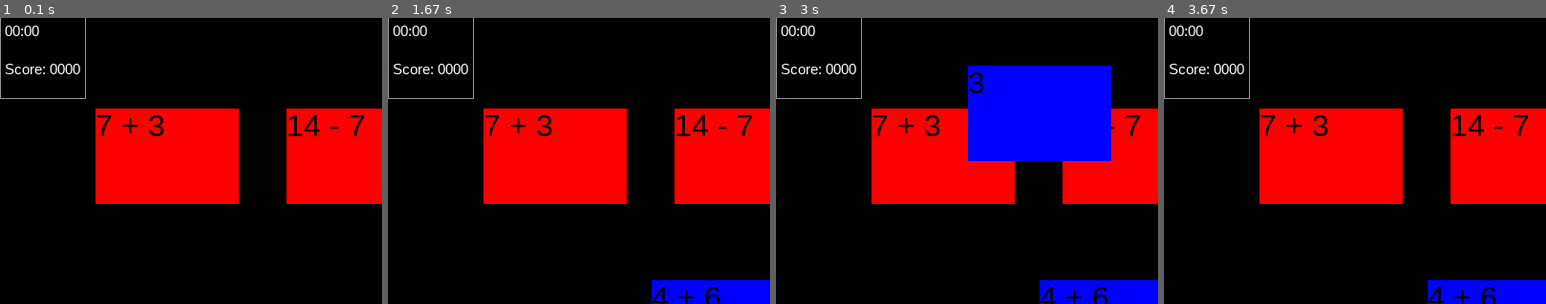
Above: before the commit, frames 1-4 (left to right).
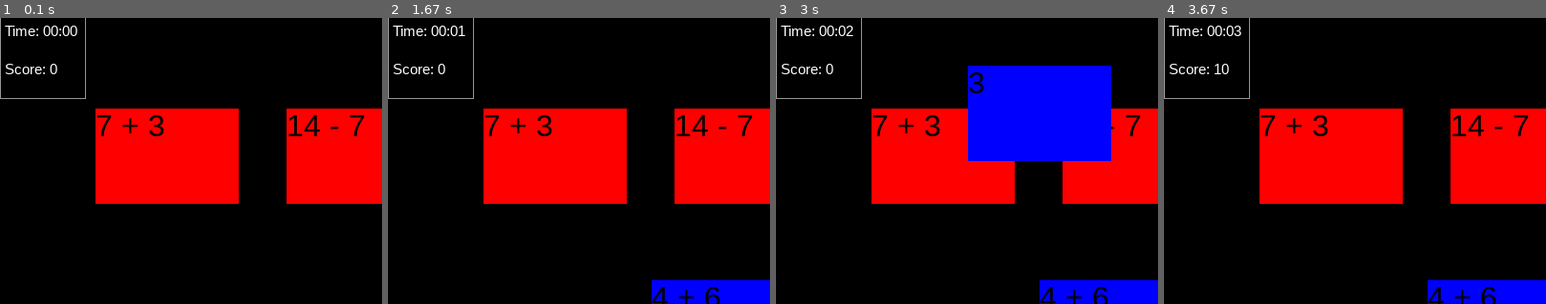
Above: after the commit, the same moments.

Repository: alexmeier2828/SoftwareEngineering
Game: pygame game, started from Prototype/main.py
Same seed, same stepped clock (60 frames per second), same inputs: the game is played once before the commit and once after it.
Inputs (mouse positions are % of the whole screen's width and height, from its top left):
- Up to frame 1 (0.1 s): no input
- Up to frame 2 (1.67 s): click "7" at 0.4 s; press the mouse at (72, 83) at 0.7 s; move the mouse to (43, 65) at 0.8 s; release the mouse at (14, 47) at 0.93 s; press the mouse at (22, 83) at 1.03 s; move the mouse to (26, 76) at 1.13 s; release the mouse at (31, 70) at 1.27 s; press the mouse at (14, 47) at 1.37 s; move the mouse to (29, 51) at 1.47 s; release the mouse at (44, 55) at 1.6 s
- Up to frame 3 (3 s): press the mouse at (31, 70) at 1.7 s; move the mouse to (24, 71) at 1.8 s; release the mouse at (16, 72) at 1.93 s; press the mouse at (47, 83) at 2.53 s; move the mouse to (41, 50) at 2.63 s; release the mouse at (34, 18) at 2.77 s; press the mouse at (34, 18) at 2.87 s; move the mouse to (54, 24) at 2.97 s
- Up to frame 4 (3.67 s): release the mouse at (74, 31) at 3.1 s
The pictures show only the part of the screen within x 0-50%, y 1-51%; the shares and areas given below are measured in that part.

The runs differ from the first frame. In frame 1, 0.5% of the frame differs, in the area x 1-21%, y 2-20%; in frame 2, 0.5%; in frame 3, 0.5%; in frame 4, 0.5%.

Commit message:
Added timer and scorekeeping.

Diff:
--- a/Prototype/main.py
+++ b/Prototype/main.py
@@ -1,10 +1,12 @@
 #!/usr/bin/env python3
 
 import pygame
+import time
 from rectangle import EquationRect, new_easy_rectangle_pair
 from menu import Menu
 from style import Colors
 from util import shuffle
+from scoreKeeper import ScoreKeeper
 
 BLACK = (  0,   0,   0)
 WHITE = (255, 255, 255)
@@ -22,14 +24,23 @@
 screen = pygame.display.set_mode((SCREEN_WIDTH, SCREEN_HEIGHT))
 screen_rect = screen.get_rect()
 
-
+scoreKeeper = ScoreKeeper() #this should probably be in  the game class when that exists
+startTime = time.time() #start timer
+elapsedTime = time.time() - startTime
 
 def drawScoreAndTime():
+    global elapsedTime #this is not ideal but it works until we have a class to put everything in.
     score_rect = pygame.Rect(0, 0, 90, 90)
     font = pygame.font.SysFont('Arial', 15)
     pygame.draw.rect(screen, Colors.GREY, score_rect, 1)
-    screen.blit(font.render("00:00", True, Colors.WHITE), (score_rect.x + 5, score_rect.y + 10))
-    screen.blit(font.render("Score: 0000", True, Colors.WHITE), (score_rect.x + 5, score_rect.y + 50))
+
+    if(game_finished == False):
+        elapsedTime = time.time() - startTime
+
+    timeString = time.strftime("%M:%S", time.gmtime(elapsedTime));
+
+    screen.blit(font.render("Time: " + timeString, True, Colors.WHITE), (score_rect.x + 5, score_rect.y + 10))
+    screen.blit(font.render("Score: " +str(scoreKeeper.score), True, Colors.WHITE), (score_rect.x + 5, score_rect.y + 50))
 
 buckets = [pygame.Rect(100, 100, 150, 100), pygame.Rect(300, 100, 150, 100), pygame.Rect(500, 100, 150, 100)]
 answers = [pygame.Rect(100, 450, 150, 100), pygame.Rect(300, 450, 150, 100), pygame.Rect(500, 450, 150, 100)]
@@ -87,7 +98,10 @@
                         if r.rect.colliderect(rects[selected].rect) and r is not rects[selected] and rects[selected].value == r.value:
                             del rects[selected]
                             rects.remove(r)
+                            scoreKeeper.increment(10) #increment score by 10
                             break
+                        else:
+                            scoreKeeper.endCombo()
                     selected = None
 
         elif event.type == pygame.MOUSEMOTION:
--- /dev/null
+++ b/Prototype/scoreKeeper.py
@@ -0,0 +1,14 @@
+class ScoreKeeper:
+    def __init__(self):
+        self.score = 0
+        self.combo = 0
+
+    #increment score by a factor of size.  Score is modified by combo
+    #counter. Incrementing the score will increment the combo counter.
+    def increment(self, size):
+        self.score += size * (self.combo + 1)
+        self.combo += 1
+
+    #resets the combo counter
+    def endCombo(self):
+        self.combo = 0
